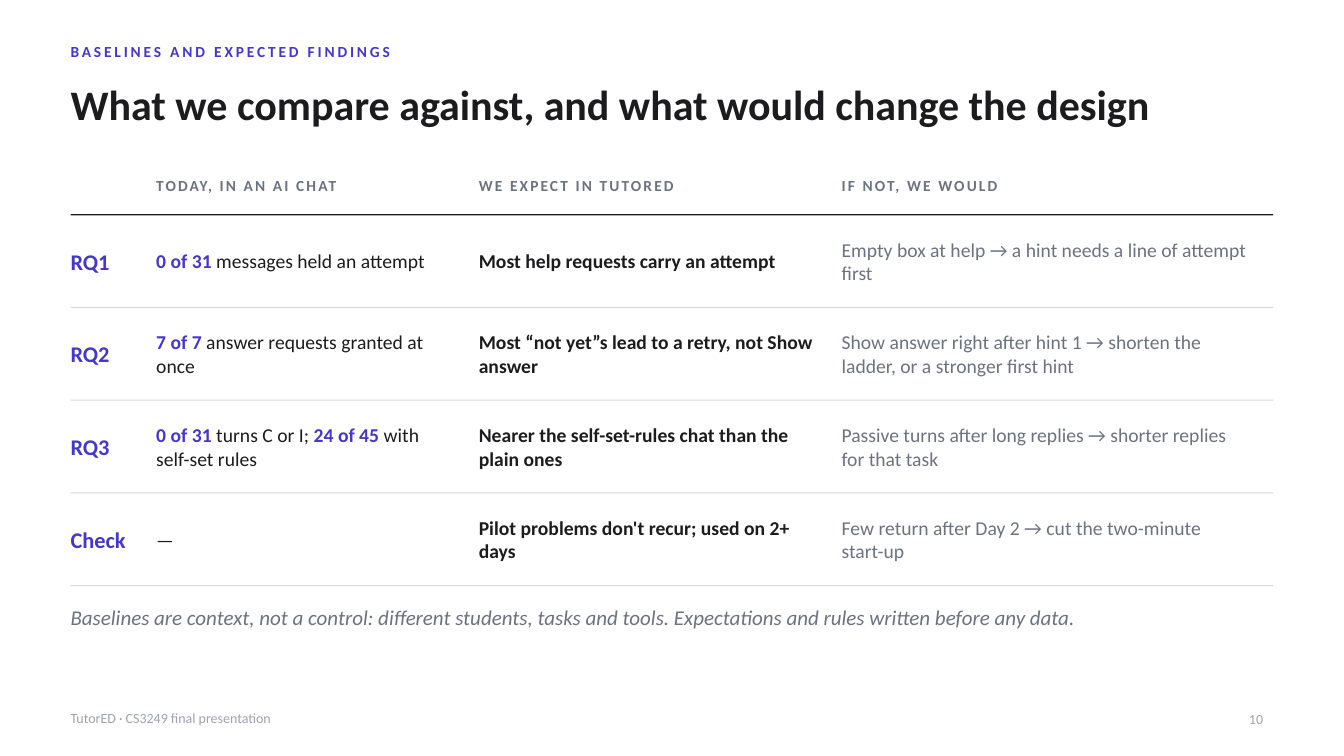
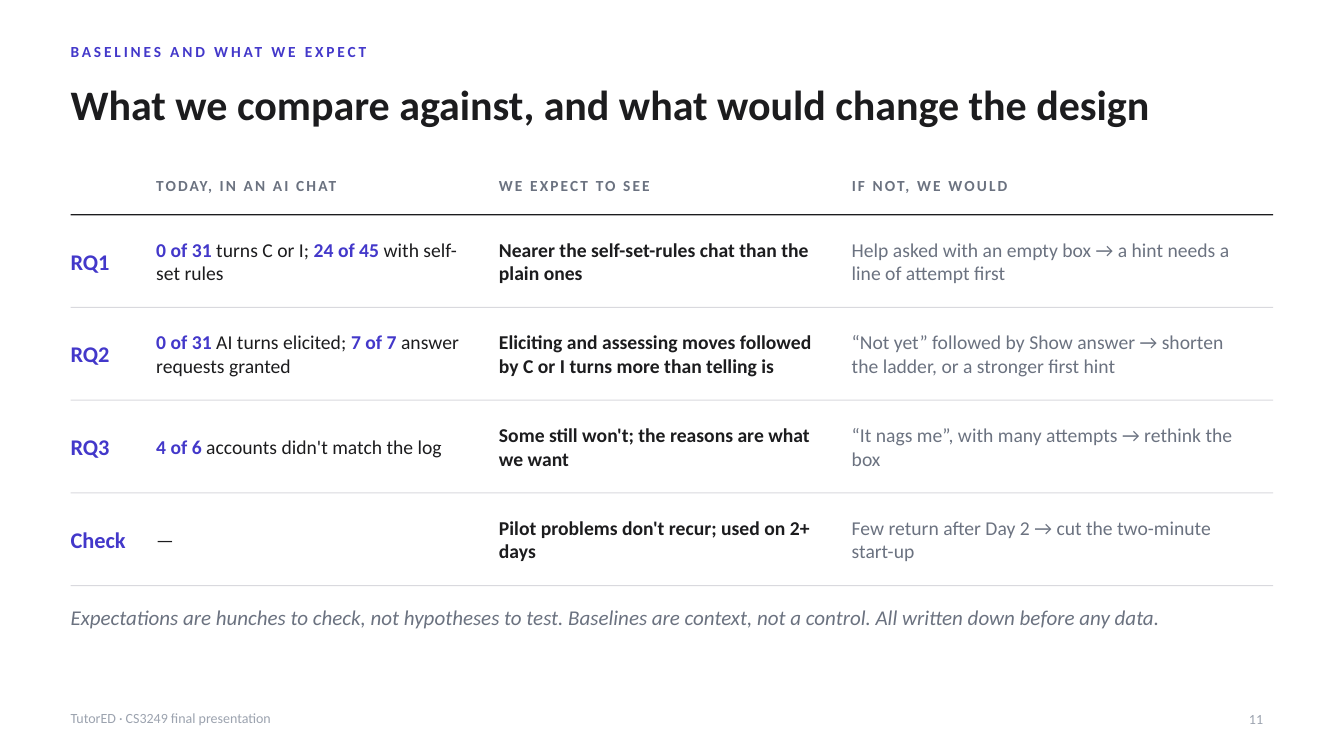
Before and after one commit to lucasisnotcool/ChatterED, a slide deck: slide 11 of docs/group/final-presentation/UserStudy_Lucas.pptx (slide 10 before the commit). Drawn at 1344x756 pixels with LibreOffice and Linux fonts; fonts in the diff are those of the drawing. Boxes give left, top, right and bottom in pixels: in the first picture for what was removed or moved away, otherwise in the second. Text is boxed around its words. In the diff, an @@ line names an element or a change of style, - is before the commit and + after.

```diff
--- a/docs/group/final-presentation/UserStudy_Lucas.pptx
+++ b/docs/group/final-presentation/UserStudy_Lucas.pptx
@@ text at box(71, 47, 390, 57): text changed @@
-BASELINES AND EXPECTED FINDINGS
+BASELINES AND WHAT WE EXPECT
@@ text "TODAY, IN AN AI CHAT" rewrapped from box(156, 176, 459, 205) to box(156, 176, 479, 205) @@
@@ text "IF NOT, WE WOULD" rewrapped from box(842, 176, 1253, 205) to box(852, 176, 1253, 205) @@
@@ text at box(499, 181, 650, 191): text changed @@
-WE EXPECT IN TUTORED
+WE EXPECT TO SEE
@@ text at box(156, 243, 456, 280): text changed @@
-0 of 31 messages held an attempt
+0 of 31 turns C or I; 24 of 45 with self-set rules
@@ text at box(499, 243, 808, 283): text changed @@
-Most help requests carry an attempt
+Nearer the self-set-rules chat than the plain ones
@@ text at box(852, 243, 1229, 283): text changed @@
-Empty box at help → a hint needs a line of attempt first
+Help asked with an empty box → a hint needs a line of attempt first
@@ text at box(156, 335, 459, 377): text changed @@
-7 of 7 answer requests granted at once
+0 of 31 AI turns elicited; 7 of 7 answer requests granted
@@ text at box(499, 335, 811, 377): text changed @@
-Most “not yet”s lead to a retry, not Show answer
+Eliciting and assessing moves followed by C or I turns more than telling is
@@ text at box(852, 335, 1224, 377): text changed @@
-Show answer right after hint 1 → shorten the ladder, or a stronger first hint
+“Not yet” followed by Show answer → shorten the ladder, or a stronger first hint
@@ text at box(156, 440, 442, 458): text changed @@
-0 of 31 turns C or I; 24 of 45 with self-set rules
+4 of 6 accounts didn't match the log
@@ text at box(499, 428, 809, 466): text changed @@
-Nearer the self-set-rules chat than the plain ones
+Some still won't; the reasons are what we want
@@ text at box(852, 428, 1233, 466): text changed @@
-Passive turns after long replies → shorter replies for that task
+“It nags me”, with many attempts → rethink the box
@@ text "Pilot problems don't recur; used ...": place and size @@
-text "Pilot problems don't recur; used ..." at box(479, 521, 790, 561)
+text "Pilot problems don't recur; used ..." at box(499, 521, 810, 561)
@@ text "Few return after Day 2 ...": place and size @@
-text "Few return after Day 2 ..." at box(842, 521, 1201, 561)
+text "Few return after Day 2 ..." at box(852, 521, 1211, 561)
@@ text at box(71, 610, 1159, 629): text changed @@
-Baselines are context, not a control: different students, tasks and tools. Expectations and rules written before any data.
+Expectations are hunches to check, not hypotheses to test. Baselines are context, not a control. All written down before any data.
@@ page number at box(1249, 715, 1263, 724): text changed @@
-10
+11
```
Also in this commit, not shown: 9 other slides changed, 2 slides added, 1 slide removed, 1 other file.
